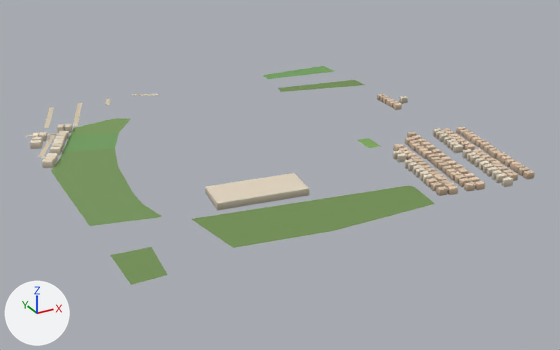
A saved change to the glTF model public/assets/bengaluru-region-v1/tiles/t45_-26-l1.glb.
One viewpoint serves both versions: a 50 mm lens placed at (22338.0, -13556.0, 350.0), pointed at (22765.0, -12780.0, -38.0). The lights are fixed; the arrows at lower left show +X, +Y and +Z. The picture after the commit comes second. Vertices at exactly the same position are counted once.

The scene before the commit, as lines of its bpy script (objects in view):
```python
me_building = bpy.data.meshes.new('building')
me_building.from_pydata(...)  # 1056 vertices, 1324 faces; spans x -6.0..505.0, y -3.0..407.0, z 0.0..8.0
me_building.materials.append(mat_building)
me_ground = bpy.data.meshes.new('ground')
me_ground.from_pydata(...)  # 209 vertices, 231 faces; spans x -3.0..500.0, y 0.0..503.0, z 1.0
me_ground.materials.append(mat_ground)
ob_building = bpy.data.objects.new('building', me_building)
ob_building.location = (22500.0, -13000.0, 0.0)
ob_ground = bpy.data.objects.new('ground', me_ground)
ob_ground.location = (22500.0, -13000.0, 0.0)
```
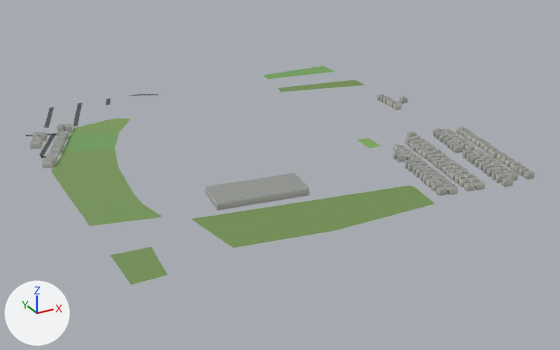
Where the change shows, as pixel boxes (x1, y1, x2, y2) in the pictures (560 x 350 px; the box of a moved part takes in the faces that stretch with it):
part 1 of me_building, recoloured: (30, 94, 535, 207) in both
part 2 of me_ground, reshaped: (26, 133, 56, 158) in both
part 3 of me_ground, moved or reshaped: (47, 94, 158, 118) in both
part 4 of me_ground, recoloured: (41, 102, 110, 158) in both

The edits, one by one:
me_building is used by ob_building; location (22500.0, -13000.0, 0.0).
me_building had 1056 vertices, 1324 faces and spanned x -6.0..505.0, y -3.0..407.0, z 0.0..8.0.
me_building now has 1056 vertices, 1592 faces and spans x -6.0..505.0, y -3.0..407.0, z 0.0..8.0.
me_building part 1: 1324 kept faces spanning x -6.0..505.0, y -3.0..407.0, z 0.0..8.0 get new vertex colours; the middle colour goes from beige #c0aa93 to grey #bdbbb3.
Edits to the shape of me_building do not show in these pictures.
me_ground is used by ob_ground; location (22500.0, -13000.0, 0.0).
me_ground had 209 vertices, 231 faces and spanned x -3.0..500.0, y 0.0..503.0, z 1.0.
me_ground now has 217 vertices, 237 faces and spans x 0.0..500.0, y 0.0..500.0, z 1.0.
Part 2, on me_ground:
4 vertices are removed from x -1.0..19.0, y 324.0..407.0, z 1.0.
5 faces are deleted.
4 vertices move from x -3.0..13.0, y 320.0..360.0, z 1.0 to x 0.0..13.0, y 319.0..359.0, z 1.0.
10 vertices are added at x 0.0..18.0, y 318.0..407.0, z 1.0.
9 new faces join them.
Part 3, on me_ground:
9 vertices are removed from x 46.0..178.0, y 477.0..503.0, z 1.0.
11 faces are deleted.
4 vertices move from x 83.0..172.0, y 470.0..499.0, z 1.0 to x 82.0..165.0, y 467.0..500.0, z 1.0.
11 vertices are added at x 47.0..180.0, y 481.0..500.0, z 1.0.
13 new faces join them.
me_ground part 4: 12 kept faces spanning x 0.0..134.0, y 313.0..500.0, z 1.0 get new vertex colours; the middle colour goes from beige #d7c9ae to dark grey #535556.
